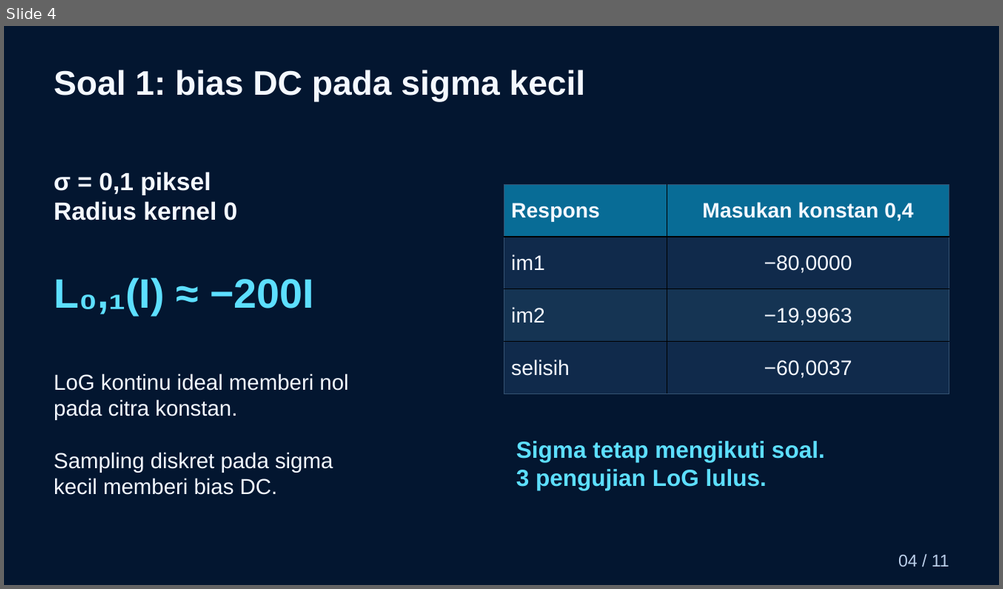
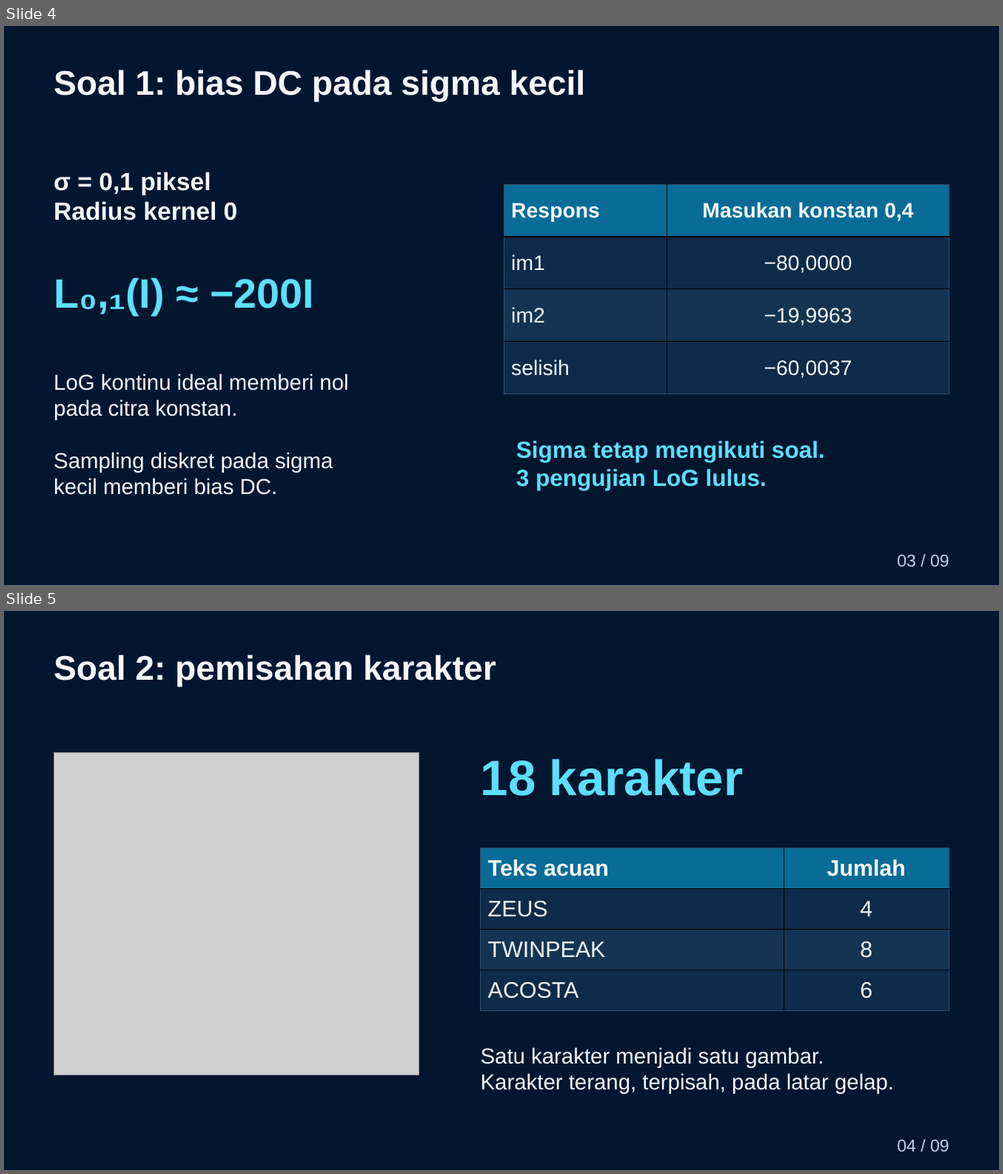
Before and after one commit to Bambang-code/uts-pcd-kelompok-9, a slide deck: laporan/ppt/presentasi-uts-pcd-kelompok-9-biru.pptx. Shown one above the other, each under a label of ours: slide 4 before the commit, slides 4 and 5 after it. The pictures are 1003x589 and 1003x1174 pixels, drawn with LibreOffice and Linux fonts; fonts in the diff are those of the drawing; grey boxes stand for pictures; background and template pictures are left out. Boxes give left, top, right and bottom in pixels: in the first picture for what was removed or moved away, otherwise in the second. Text is boxed around its words. In the diff, an @@ line names an element or a change of style, - is before the commit and + after.

```diff
--- a/laporan/ppt/presentasi-uts-pcd-kelompok-9-biru.pptx
+++ b/laporan/ppt/presentasi-uts-pcd-kelompok-9-biru.pptx
@@ slide 5 added at [4, 611, 999, 1170], background picture (left out) @@
@@ text added at [54, 655, 496, 687], 33 pt, text #F4F8FF, bold @@
+Soal 2: pemisahan karakter
@@ picture added at [54, 753, 420, 1076] @@
@@ text added at [481, 759, 743, 796], 48 pt, text #5DDFFF, bold @@
+18 karakter
@@ table added at [481, 849, 949, 1011], 4 rows, 2 columns @@
+Teks acuan | Jumlah
+ZEUS | 4
+TWINPEAK | 8
+ACOSTA | 6
@@ text added at [481, 1048, 893, 1094], 21 pt, text #F4F8FF @@
+Satu karakter menjadi satu gambar.
+Karakter terang, terpisah, pada latar gelap.
@@ text added at [896, 1140, 949, 1152], 16.5 pt, text #BCD0EB @@
+04 / 09
@@ slide 4 changed as well @@
@@ text at [896, 555, 949, 567]: text changed @@
-04 / 11
+03 / 09
```
Also in this commit, not shown: 7 other slides changed, 2 other slides added, 3 slides removed, 33 other files.
